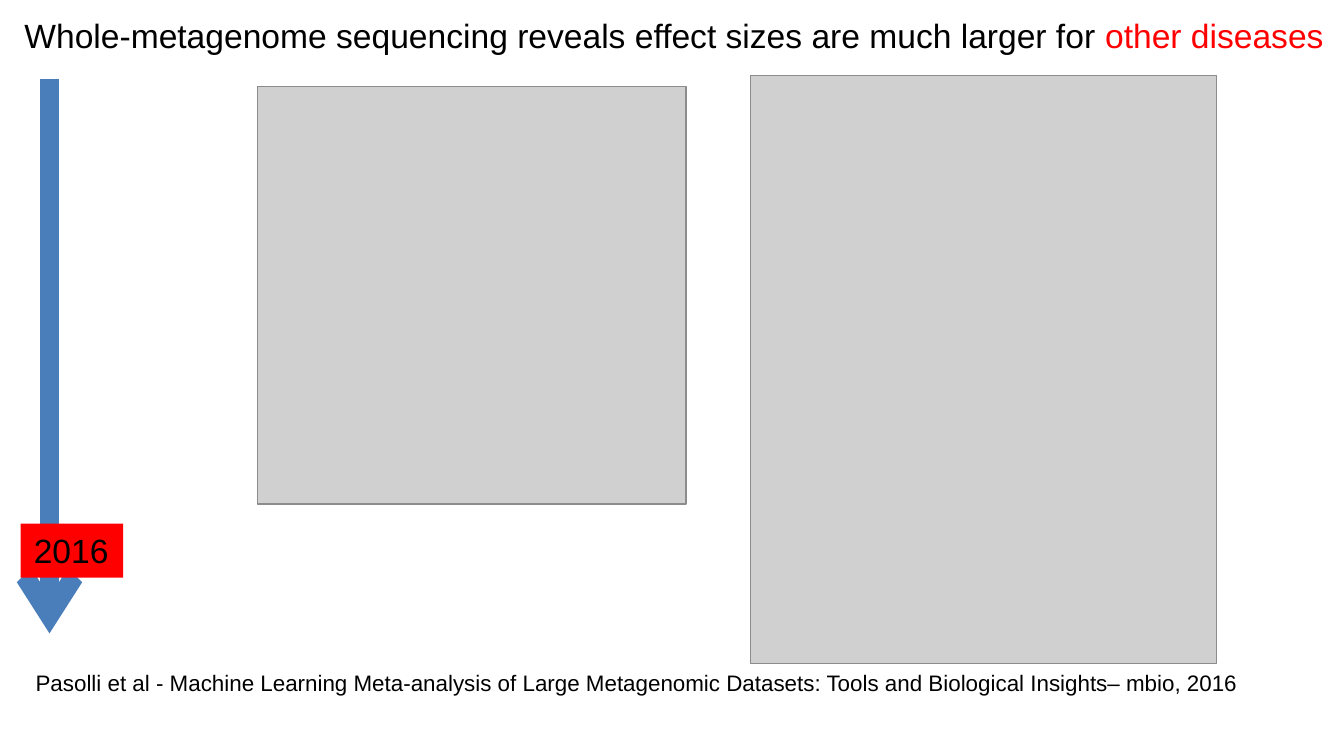
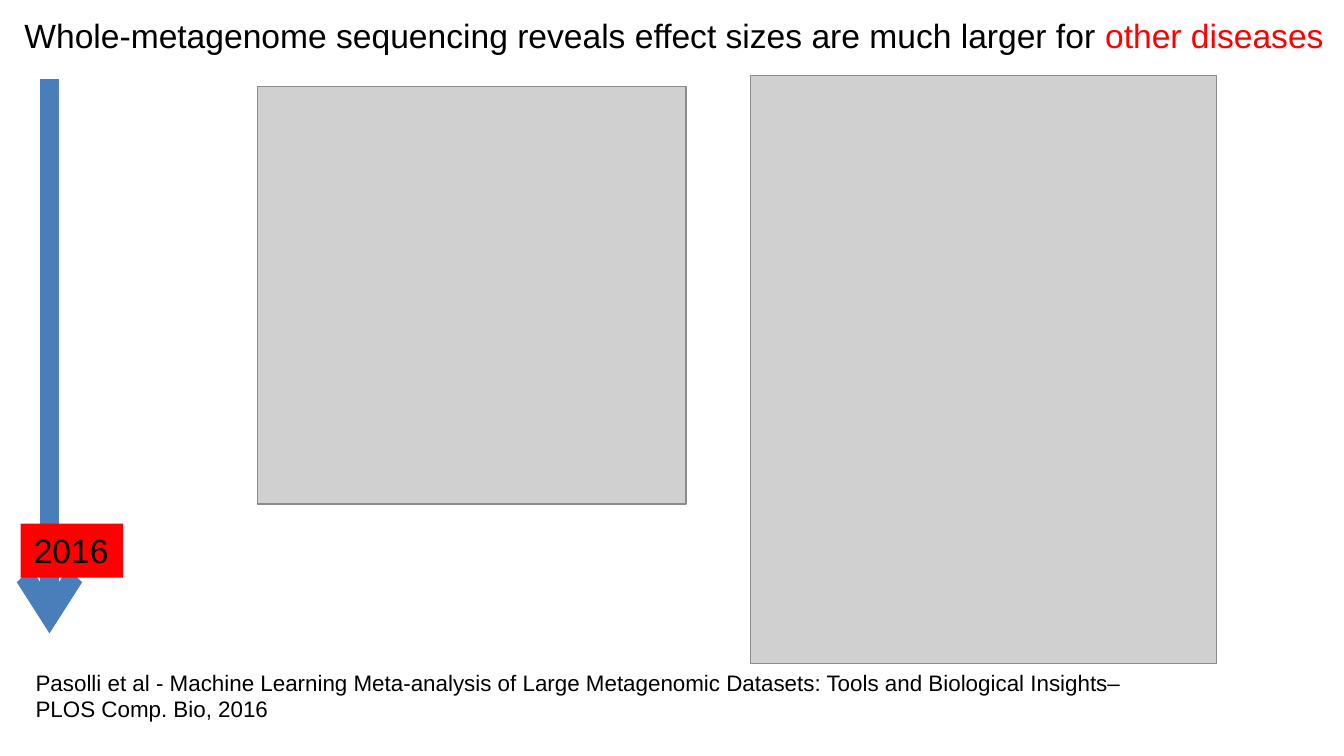
Before and after one commit to afodor/afodor.github.io, a slide deck: slide 22 of classes/misc/Fodor_NewOrleans.pptx. Drawn at 1344x756 pixels with LibreOffice and Linux fonts; fonts in the diff are those of the drawing; grey boxes stand for pictures. Boxes give left, top, right and bottom in pixels: in the first picture for what was removed or moved away, otherwise in the second. Text is boxed around its words. In the diff, an @@ line names an element or a change of style, - is before the commit and + after.

```diff
--- a/classes/misc/Fodor_NewOrleans.pptx
+++ b/classes/misc/Fodor_NewOrleans.pptx
@@ text at (36, 674, 1119, 722): text changed @@
-Pasolli et al - Machine Learning Meta-analysis of Large Metagenomic Datasets: Tools and Biological Insights– mbio, 2016
+Pasolli et al - Machine Learning Meta-analysis of Large Metagenomic Datasets: Tools and Biological Insights–
+PLOS Comp. Bio, 2016
```
Also in this commit, not shown: 1 other slide changed.
